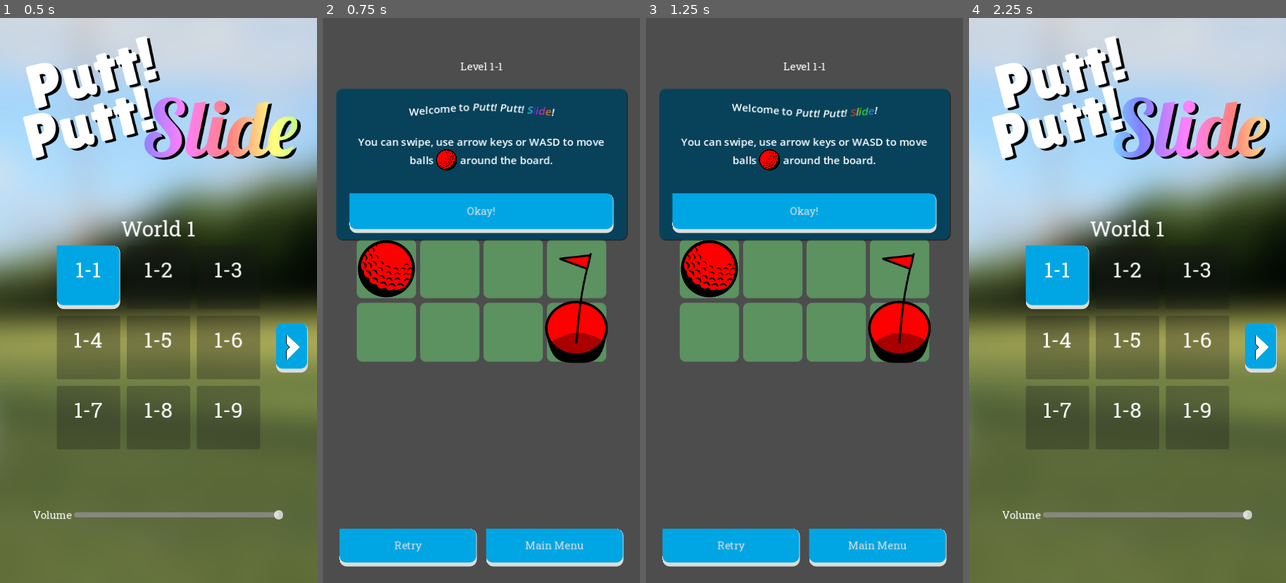
Above: before the commit, frames 1-4 (left to right).
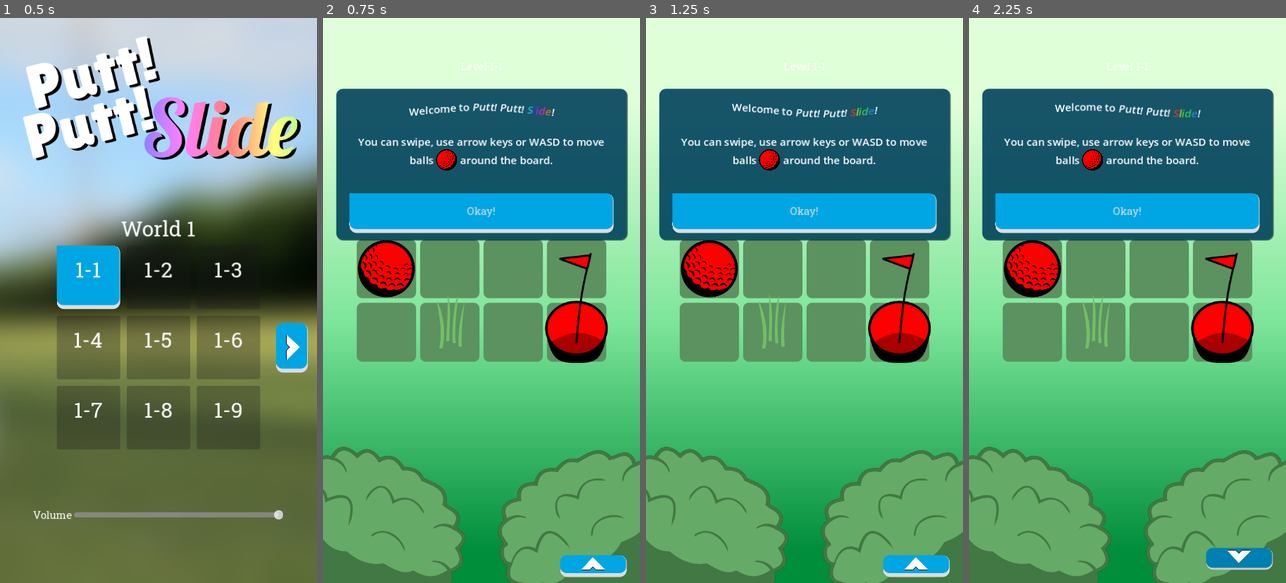
Above: after the commit, the same moments.

Repository: twincannon/GemSlide
Game: Godot game, scene res://scenes/main_menu.tscn
The game is run twice, just before and just after one commit, with the same random seed, the same clock (stepped at 60 frames per second) and the same inputs. Sound files missing from this copy of the repository are replaced by a short silence.
Inputs (mouse positions are in pixels of both pictures, inside the frame that each line leads up to):
- Up to frame 1 (0.5 s): no input
- Up to frame 2 (0.75 s): click (411, 277) at 0.5 s
- Up to frame 3 (1.25 s): no input
- Up to frame 4 (2.25 s): click (1054, 549) at 1.25 s, where only the run before the commit has a clickable "Retry"; click (1238, 566) at 2.02 s

Frame 1 is identical in both runs. In frame 2, 60% of the frame differs, in the area x 0-100%, y 0-100%; in frame 3, 60%; in frame 4, 99%.

Commit message:
grass, bushes, bug fixes

Diff:
--- a/project.godot
+++ b/project.godot
@@ -66,6 +66,11 @@
 , Object(InputEventKey,"resource_local_to_scene":false,"resource_name":"","device":-1,"window_id":0,"alt_pressed":false,"shift_pressed":false,"ctrl_pressed":false,"meta_pressed":false,"pressed":false,"keycode":0,"physical_keycode":4194321,"key_label":0,"unicode":0,"echo":false,"script":null)
 ]
 }
+quit={
+"deadzone": 0.5,
+"events": [Object(InputEventKey,"resource_local_to_scene":false,"resource_name":"","device":-1,"window_id":0,"alt_pressed":false,"shift_pressed":false,"ctrl_pressed":false,"meta_pressed":false,"pressed":false,"keycode":4194305,"physical_keycode":4194305,"key_label":4194305,"unicode":0,"echo":false,"script":null)
+]
+}
 
 [rendering]
 
--- a/scenes/game.tscn
+++ b/scenes/game.tscn
@@ -1,8 +1,17 @@
-[gd_scene load_steps=4 format=3 uid="uid://cjotdf84upxhu"]
+[gd_scene load_steps=8 format=3 uid="uid://cjotdf84upxhu"]
 
 [ext_resource type="Script" path="res://scripts/game.gd" id="1_m1u8a"]
-[ext_resource type="Texture2D" uid="uid://p86rljek5lax" path="res://assets/art/background.png" id="2_o47of"]
 [ext_resource type="Theme" uid="uid://jq1fudyx08mp" path="res://assets/art/ui/themes/base_theme.tres" id="2_vs7lu"]
+[ext_resource type="Theme" uid="uid://dgjwngm4c4mk4" path="res://assets/art/ui/themes/mainmenu_side_button_theme.tres" id="3_sic4l"]
+[ext_resource type="Texture2D" uid="uid://botpl3umn6jr3" path="res://assets/art/ui/mainmenu_arrow.png" id="4_x5udq"]
+[ext_resource type="Texture2D" uid="uid://c78bofvhsihpr" path="res://assets/art/bush.png" id="5_176mw"]
+
+[sub_resource type="Gradient" id="Gradient_1pbea"]
+offsets = PackedFloat32Array(0.270408, 0.5, 0.714286)
+colors = PackedColorArray(0, 0.556863, 0.235294, 1, 0.491964, 0.901313, 0.603243, 1, 0.870829, 1, 0.850477, 1)
+
+[sub_resource type="GradientTexture1D" id="GradientTexture1D_tq156"]
+gradient = SubResource("Gradient_1pbea")
 
 [node name="Game" type="Node2D"]
 y_sort_enabled = true
@@ -195,24 +204,74 @@
 horizontal_alignment = 1
 vertical_alignment = 1
 
-[node name="MarginContainer2" type="MarginContainer" parent="Canvas/HUD"]
-layout_mode = 1
-anchors_preset = -1
-anchor_top = 0.874707
+[node name="BottomButtonsContainer" type="AspectRatioContainer" parent="Canvas/HUD"]
+unique_name_in_owner = true
+layout_mode = 1
+anchors_preset = 12
+anchor_top = 1.0
 anchor_right = 1.0
 anchor_bottom = 1.0
+offset_top = -74.0
+offset_bottom = 109.0
+grow_horizontal = 2
+grow_vertical = 0
+ratio = 3.0
+
+[node name="BottomButtonsMarginContainer" type="MarginContainer" parent="Canvas/HUD/BottomButtonsContainer"]
+layout_mode = 2
+theme_override_constants/margin_left = 20
+theme_override_constants/margin_top = 20
+theme_override_constants/margin_right = 20
+theme_override_constants/margin_bottom = 20
+
+[node name="VBoxContainer" type="VBoxContainer" parent="Canvas/HUD/BottomButtonsContainer/BottomButtonsMarginContainer"]
+layout_mode = 2
+
+[node name="HBoxContainer2" type="HBoxContainer" parent="Canvas/HUD/BottomButtonsContainer/BottomButtonsMarginContainer/VBoxContainer"]
+layout_mode = 2
+size_flags_vertical = 3
+size_flags_stretch_ratio = 0.5
+
+[node name="Control" type="Control" parent="Canvas/HUD/BottomButtonsContainer/BottomButtonsMarginContainer/VBoxContainer/HBoxContainer2"]
+layout_mode = 2
+size_flags_horizontal = 3
+
+[node name="ExpandHUDButton" type="Button" parent="Canvas/HUD/BottomButtonsContainer/BottomButtonsMarginContainer/VBoxContainer/HBoxContainer2"]
+unique_name_in_owner = true
+layout_mode = 2
+size_flags_horizontal = 3
+size_flags_stretch_ratio = 0.3
+theme = ExtResource("3_sic4l")
+
+[node name="ExpandHUDButtonTex" type="TextureRect" parent="Canvas/HUD/BottomButtonsContainer/BottomButtonsMarginContainer/VBoxContainer/HBoxContainer2/ExpandHUDButton"]
+layout_mode = 1
+anchors_preset = 8
+anchor_left = 0.5
+anchor_top = 0.5
+anchor_right = 0.5
+anchor_bottom = 0.5
+offset_left = -21.5
+offset_top = 7.0
+offset_right = 42.5
+offset_bottom = 135.0
 grow_horizontal = 2
 grow_vertical = 2
-theme_override_constants/margin_left = 20
-theme_override_constants/margin_top = 20
-theme_override_constants/margin_right = 20
-theme_override_constants/margin_bottom = 20
-metadata/_edit_use_anchors_ = true
-
-[node name="HBoxContainer" type="HBoxContainer" parent="Canvas/HUD/MarginContainer2"]
-layout_mode = 2
-
-[node name="MarginContainer2" type="MarginContainer" parent="Canvas/HUD/MarginContainer2/HBoxContainer"]
+rotation = -1.5708
+scale = Vector2(0.33, 0.33)
+texture = ExtResource("4_x5udq")
+
+[node name="Control2" type="Control" parent="Canvas/HUD/BottomButtonsContainer/BottomButtonsMarginContainer/VBoxContainer"]
+layout_mode = 2
+size_flags_horizontal = 3
+size_flags_vertical = 3
+size_flags_stretch_ratio = 0.1
+
+[node name="BottomButtons" type="HBoxContainer" parent="Canvas/HUD/BottomButtonsContainer/BottomButtonsMarginContainer/VBoxContainer"]
+unique_name_in_owner = true
+layout_mode = 2
+size_flags_vertical = 3
+
+[node name="MarginContainer2" type="MarginContainer" parent="Canvas/HUD/BottomButtonsContainer/BottomButtonsMarginContainer/VBoxContainer/BottomButtons"]
 layout_mode = 2
 size_flags_horizontal = 3
 theme_override_constants/margin_left = 5
@@ -220,12 +279,12 @@
 theme_override_constants/margin_right = 5
 theme_override_constants/margin_bottom = 5
 
-[node name="HUDRetryButton" type="Button" parent="Canvas/HUD/MarginContainer2/HBoxContainer/MarginContainer2"]
-layout_mode = 2
-size_flags_horizontal = 3
-text = "Retry"
-
-[node name="MarginContainer" type="MarginContainer" parent="Canvas/HUD/MarginContainer2/HBoxContainer"]
+[node name="HUDMainMenuButton" type="Button" parent="Canvas/HUD/BottomButtonsContainer/BottomButtonsMarginContainer/VBoxContainer/BottomButtons/MarginContainer2"]
+layout_mode = 2
+size_flags_horizontal = 3
+text = "Main Menu"
+
+[node name="MarginContainer" type="MarginContainer" parent="Canvas/HUD/BottomButtonsContainer/BottomButtonsMarginContainer/VBoxContainer/BottomButtons"]
 layout_mode = 2
 size_flags_horizontal = 3
 theme_override_constants/margin_left = 5
@@ -233,10 +292,32 @@
 theme_override_constants/margin_right = 5
 theme_override_constants/margin_bottom = 5
 
-[node name="HUDMainMenuButton" type="Button" parent="Canvas/HUD/MarginContainer2/HBoxContainer/MarginContainer"]
-layout_mode = 2
-size_flags_horizontal = 3
-text = "Main Menu"
+[node name="HUDRetryButton" type="Button" parent="Canvas/HUD/BottomButtonsContainer/BottomButtonsMarginContainer/VBoxContainer/BottomButtons/MarginContainer"]
+layout_mode = 2
+size_flags_horizontal = 3
+text = "Retry"
+
+[node name="MarginContainer" type="MarginContainer" parent="Canvas/HUD/BottomButtonsContainer/BottomButtonsMarginContainer/VBoxContainer"]
+layout_mode = 2
+
+[node name="BottomLeftPos" type="Control" parent="Canvas/HUD"]
+unique_name_in_owner = true
+layout_mode = 1
+anchors_preset = 2
+anchor_top = 1.0
+anchor_bottom = 1.0
+grow_vertical = 0
+
+[node name="BottomRightPos" type="Control" parent="Canvas/HUD"]
+unique_name_in_owner = true
+layout_mode = 1
+anchors_preset = 3
+anchor_left = 1.0
+anchor_top = 1.0
+anchor_right = 1.0
+anchor_bottom = 1.0
+grow_horizontal = 0
+grow_vertical = 0
 
 [node name="GridAnchor" type="Node2D" parent="."]
 y_sort_enabled = true
@@ -255,15 +336,33 @@
 [node name="WonAudioPlayer" type="AudioStreamPlayer2D" parent="Audio"]
 attenuation = 1e-05
 
-[node name="Background" type="Sprite2D" parent="."]
-visible = false
+[node name="BackgroundImageRoot" type="Node2D" parent="."]
+unique_name_in_owner = true
 z_index = -999
-position = Vector2(250, 400)
-texture = ExtResource("2_o47of")
+position = Vector2(240, 854)
+
+[node name="Background" type="Sprite2D" parent="BackgroundImageRoot"]
+position = Vector2(10.5948, -395.405)
+rotation = -1.5708
+scale = Vector2(5.93312, 4059.19)
+texture = SubResource("GradientTexture1D_tq156")
+
+[node name="BushRight" type="Sprite2D" parent="."]
+position = Vector2(442, 845)
+rotation = -0.376991
+scale = Vector2(0.711827, 0.641037)
+texture = ExtResource("5_176mw")
+
+[node name="BushLeft" type="Sprite2D" parent="."]
+position = Vector2(20, 851)
+rotation = 0.553269
+scale = Vector2(0.711827, 0.641037)
+texture = ExtResource("5_176mw")
 
 [connection signal="pressed" from="Canvas/HUD/AspectRatioContainer/TutorialContainer/PanelContainer/VBoxContainer/MarginContainer2/TutOkButton" to="." method="_on_tut_ok_button_pressed"]
 [connection signal="pressed" from="Canvas/HUD/AspectRatioContainer2/ResultContainer/PanelContainer/VBoxContainer/MarginContainer2/ResultButtonsContainer/MainMenuButton" to="." method="_on_main_menu_button_pressed"]
 [connection signal="pressed" from="Canvas/HUD/AspectRatioContainer2/ResultContainer/PanelContainer/VBoxContainer/MarginContainer2/ResultButtonsContainer/RetryButton" to="." method="_on_retry_button_pressed"]
 [connection signal="pressed" from="Canvas/HUD/AspectRatioContainer2/ResultContainer/PanelContainer/VBoxContainer/MarginContainer2/ResultButtonsContainer/ContinueButton" to="." method="_on_continue_button_pressed"]
-[connection signal="pressed" from="Canvas/HUD/MarginContainer2/HBoxContainer/MarginContainer2/HUDRetryButton" to="." method="_on_hud_retry_button_pressed"]
-[connection signal="pressed" from="Canvas/HUD/MarginContainer2/HBoxContainer/MarginContainer/HUDMainMenuButton" to="." method="_on_hud_main_menu_button_pressed"]
+[connection signal="pressed" from="Canvas/HUD/BottomButtonsContainer/BottomButtonsMarginContainer/VBoxContainer/HBoxContainer2/ExpandHUDButton" to="." method="_on_expand_hud_button_pressed"]
+[connection signal="pressed" from="Canvas/HUD/BottomButtonsContainer/BottomButtonsMarginContainer/VBoxContainer/BottomButtons/MarginContainer2/HUDMainMenuButton" to="." method="_on_hud_main_menu_button_pressed"]
+[connection signal="pressed" from="Canvas/HUD/BottomButtonsContainer/BottomButtonsMarginContainer/VBoxContainer/BottomButtons/MarginContainer/HUDRetryButton" to="." method="_on_hud_retry_button_pressed"]
--- a/scenes/tile.tscn
+++ b/scenes/tile.tscn
@@ -1,8 +1,29 @@
-[gd_scene load_steps=2 format=3 uid="uid://c5krmarw00qd5"]
+[gd_scene load_steps=6 format=3 uid="uid://c5krmarw00qd5"]
 
+[ext_resource type="Script" path="res://scripts/tile.gd" id="1_axki8"]
 [ext_resource type="Texture2D" uid="uid://drlrkfavsjxqm" path="res://assets/art/tile.png" id="1_wrhh8"]
+[ext_resource type="Texture2D" uid="uid://seb63ovhu10r" path="res://assets/art/grass.png" id="2_dmta3"]
+[ext_resource type="Shader" path="res://shaders/tree_sway.gdshader" id="2_ic0sy"]
+
+[sub_resource type="ShaderMaterial" id="ShaderMaterial_jjafd"]
+resource_local_to_scene = true
+shader = ExtResource("2_ic0sy")
+shader_parameter/speed = 3.0
+shader_parameter/minStrength = 0.02
+shader_parameter/maxStrength = 0.05
+shader_parameter/strengthScale = 100.0
+shader_parameter/interval = 3.5
+shader_parameter/detail = 1.0
+shader_parameter/heightOffset = null
+shader_parameter/offset = 0.0
 
 [node name="Tile" type="Node2D"]
+script = ExtResource("1_axki8")
 
 [node name="TileSprite" type="Sprite2D" parent="."]
 texture = ExtResource("1_wrhh8")
+
+[node name="Grass" type="Sprite2D" parent="."]
+material = SubResource("ShaderMaterial_jjafd")
+position = Vector2(1, -22)
+texture = ExtResource("2_dmta3")
--- a/scripts/entities/gem.gd
+++ b/scripts/entities/gem.gd
@@ -21,6 +21,7 @@
 
 func _on_movement(_dir):
 	if movement_tween:
+		movement_tween.stop()
 		movement_tween.kill()
 	movement_tween = create_tween().set_parallel(true)
 	#movement_tween.set_ease(Tween.EASE_OUT)
@@ -38,19 +39,26 @@
 	var rot_dir = 1.5 if (_dir == Vector2i.RIGHT or _dir == Vector2i.DOWN) else -1.5
 	movement_tween.tween_property(%GemSpriteRotAnchor, "rotation", rot_dir, tween_dur).as_relative()
 	movement_tween.chain().tween_callback(_on_movement_tween_done.bind(_dir))
+
 	#movement_tween.finished.connect(_on_movement_tween_done.bind(_dir))
 	#get_tree().create_timer(movement_tween_duration).timeout.connect(_on_movement_tween_done.bind(_dir))
+
+func _on_movement_tween_done(dir):
+	if gem_in_goal:
+		goal_tween = create_tween().set_parallel(true)
+		goal_tween.set_trans(Tween.TRANS_ELASTIC)
+		goal_tween.set_ease(Tween.EASE_OUT)
+		goal_tween.tween_property(entity_sprite, "scale", entity_sprite.scale * 0.66, goal_tween_duration)
+		goal_tween.tween_property(entity_sprite, "modulate:r", entity_sprite.modulate.r * 0.5, goal_tween_duration)
+		goal_tween.tween_property(entity_sprite, "modulate:g", entity_sprite.modulate.g * 0.5, goal_tween_duration)
+		goal_tween.tween_property(entity_sprite, "modulate:b", entity_sprite.modulate.b * 0.5, goal_tween_duration)
+		goal_tween.tween_property(entity_sprite, "z_index", -10, goal_tween_duration).as_relative()
+		goal_tween.chain().tween_callback(goal_animation_finished)
+	super(dir)
 
 func on_goal_entered(_goal):
 	moves = false
 	gem_in_goal = true
-	goal_tween = create_tween().set_parallel(true)
-	goal_tween.tween_property(entity_sprite, "scale", entity_sprite.scale * 0.66, goal_tween_duration)
-	goal_tween.tween_property(entity_sprite, "modulate:r", entity_sprite.modulate.r * 0.5, goal_tween_duration)
-	goal_tween.tween_property(entity_sprite, "modulate:g", entity_sprite.modulate.g * 0.5, goal_tween_duration)
-	goal_tween.tween_property(entity_sprite, "modulate:b", entity_sprite.modulate.b * 0.5, goal_tween_duration)
-	goal_tween.tween_property(entity_sprite, "z_index", -10, goal_tween_duration).as_relative()
-	goal_tween.chain().tween_callback(goal_animation_finished)
 
 func goal_animation_finished():
 	goal_tween.stop() # Ensure our Tween doesn't report as running this frame
--- a/scripts/game.gd
+++ b/scripts/game.gd
@@ -24,6 +24,9 @@
 var moves := 0
 var moves_array:Array[Vector2i] = []
 
+var bottom_buttons_visible := false
+var bottom_buttons_tween:Tween
+
 #var game_paused = false
 
 var input_dir:int = 0
@@ -35,10 +38,12 @@
 	# can i queue_free this after im done with it?
 	Globals.current_level = Globals.current_level_scene.instantiate() as LevelBase
 
-	if Globals.current_level.tutorial.is_empty() == false:
-		%TutorialContainer.visible = true
-		%TutorialLabel.text = Globals.current_level.tutorial
-		set_game_paused(true)
+	if !Globals.did_retry:
+		if Globals.current_level.tutorial.is_empty() == false:
+			%TutorialContainer.visible = true
+			%TutorialLabel.text = Globals.current_level.tutorial
+			set_game_paused(true)
+	Globals.did_retry = false
 
 	%LevelNumLabel.text = "Level " + str(Globals.get_current_world_index() + 1) + "-" + str(Globals.get_current_level_index() + 1)
 
@@ -62,6 +67,7 @@
 				if currentNum < entities_to_load.size():
 					var entity = entities_to_load[currentNum]
 					if entity:
+						tile_instance.on_entity_spawned_on_tile()
 						$GridAnchor.add_child(entity)
 						entity.position = tile_instance.position
 						#entity.scale = tilenode.transform.get_scale() # do we want this?
@@ -76,12 +82,18 @@
 func on_viewport_changed():
 	$GridAnchor.position = %GridPos.position
 	#var padding = Vector2(100,100)
-	#var viewport_size = get_viewport().size
+	var viewport_size = get_viewport().size
 	#var scaled = Vector2(viewport_size) / ((tile_size * Vector2(grid_size)) + padding)
 	#$GridAnchor.scale = Vector2(min(scaled.x, scaled.y),min(scaled.x, scaled.y))
 	var new_scale = 3.0 / float(max(grid_size.x, grid_size.y))
 	$GridAnchor.scale = Vector2(new_scale, new_scale) #Hacky... but the above solution no longer works with stretch mode, for some reason?
-	#$Background.position.x = viewport_size.x/2
+	%BackgroundImageRoot.position.x = viewport_size.x/2
+	#%BackgroundImageRoot.position.x = viewport_size.x
+	#%BackgroundImageRoot.position.y = viewport_size.y
+	#$Bush.position.x = viewport_size.x
+	var bushoffset = 75
+	$BushRight.position = %BottomRightPos.position + Vector2(-bushoffset,-bushoffset)
+	$BushLeft.position = %BottomLeftPos.position + Vector2(bushoffset,-bushoffset)
 
 	#%TutorialContainer.add_theme_constant_override("margin_right", 20 if viewport_size.x < 1000 else 300)
 	#%TutorialContainer.add_theme_constant_override("margin_left", 20 if viewport_size.x < 1000 else 300)
@@ -244,7 +256,18 @@
 				all_goals_filled = false
 
 	if all_goals_filled:
+		save_game()
 		do_par_moves_anim()
+
+func save_game():
+	var current_score = SaveGame.get_level_score(Globals.current_level_scene.resource_path)
+	if current_score > 0 and moves < current_score or current_score == 0:
+		SaveGame.set_level_score(Globals.current_level_scene.resource_path, moves)
+		SaveGame.set_level_moves(Globals.current_level_scene.resource_path, moves_array)
+	var next_level = get_next_level()
+	if next_level:
+		SaveGame.set_level_unlocked(next_level.resource_path)
+	SaveGame.save_game()
 
 func do_par_moves_anim():
 	if moves <= Globals.current_level.par_moves:
@@ -277,14 +300,6 @@
 		%WinLabel.visible = true
 		if get_next_level():
 			%ContinueButton.visible = true
-		var current_score = SaveGame.get_level_score(Globals.current_level_scene.resource_path)
-		if current_score > 0 and moves < current_score or current_score == 0:
-			SaveGame.set_level_score(Globals.current_level_scene.resource_path, moves)
-			SaveGame.set_level_moves(Globals.current_level_scene.resource_path, moves_array)
-		var next_level = get_next_level()
-		if next_level:
-			SaveGame.set_level_unlocked(next_level.resource_path)
-		SaveGame.save_game()
 	else:
 		%LoseLabel.visible = true
 		%RetryButton.visible = true
@@ -312,12 +327,28 @@
 
 func _on_retry_button_pressed():
 	set_game_paused(false)
+	Globals.did_retry = true
 	get_tree().change_scene_to_file("res://scenes/game.tscn")
 
 func _on_hud_retry_button_pressed():
 	set_game_paused(false)
+	Globals.did_retry = true
 	get_tree().change_scene_to_file("res://scenes/game.tscn")
 
 func _on_hud_main_menu_button_pressed():
 	set_game_paused(false)
 	get_tree().change_scene_to_file("res://scenes/main_menu.tscn")
+
+
+func _on_expand_hud_button_pressed():
+	if bottom_buttons_tween and bottom_buttons_tween.is_running():
+		return
+	bottom_buttons_visible = !bottom_buttons_visible
+	%ExpandHUDButton/ExpandHUDButtonTex.flip_h = bottom_buttons_visible
+	bottom_buttons_tween = create_tween()
+	bottom_buttons_tween.set_trans(Tween.TRANS_CUBIC)
+	bottom_buttons_tween.set_pause_mode(Tween.TWEEN_PAUSE_PROCESS)
+	if bottom_buttons_visible:
+		bottom_buttons_tween.tween_property(%BottomButtonsContainer, "position:y", -100, 0.5).as_relative()
+	else:
+		bottom_buttons_tween.tween_property(%BottomButtonsContainer, "position:y", 100, 0.5).as_relative()
--- a/scripts/globals.gd
+++ b/scripts/globals.gd
@@ -11,6 +11,16 @@
 var current_level:LevelBase
 var current_level_num := 0
 
+var did_retry := false
+
+func _ready():
+	DisplayServer.window_set_min_size(Vector2i(400,400))
+	process_mode = Node.PROCESS_MODE_ALWAYS
+
+func _input(_event):
+	if Input.is_action_just_pressed("quit"):
+		get_tree().quit()
+
 func get_current_world_index():
 	return world_datas.find(current_world_data)
 
@@ -20,9 +30,6 @@
 func change_level(level_to_load):
 	current_level_scene = level_to_load
 
-func _ready():
-	DisplayServer.window_set_min_size(Vector2i(400,400))
-
 func get_game_node() -> Game:
 	return get_node("/root/Game")
 
--- /dev/null
+++ b/scripts/tile.gd
@@ -0,0 +1,15 @@
+extends Node2D
+
+var grass_alt_texture = preload("res://assets/art/grass2.png")
+
+func _ready():
+	$Grass.visible = randi_range(0,2) > 1
+	$Grass.flip_h = randi_range(0,1) > 0
+	if randi() % 2 == 0:
+		$Grass.texture = grass_alt_texture
+	var mat = $Grass.material as ShaderMaterial
+	mat.set_shader_parameter("offset", randf_range(-1,1))
+	mat.set_shader_parameter("speed", randf_range(1,3))
+
+func on_entity_spawned_on_tile():
+	$Grass.visible = false
Binary file added: assets/art/bush.png
Not shown, added: assets/art/bush.png.import
Binary file added: assets/art/grass.png
Not shown, added: assets/art/grass.png.import
Binary file added: assets/art/grass2.png
Not shown, added: assets/art/grass2.png.import
